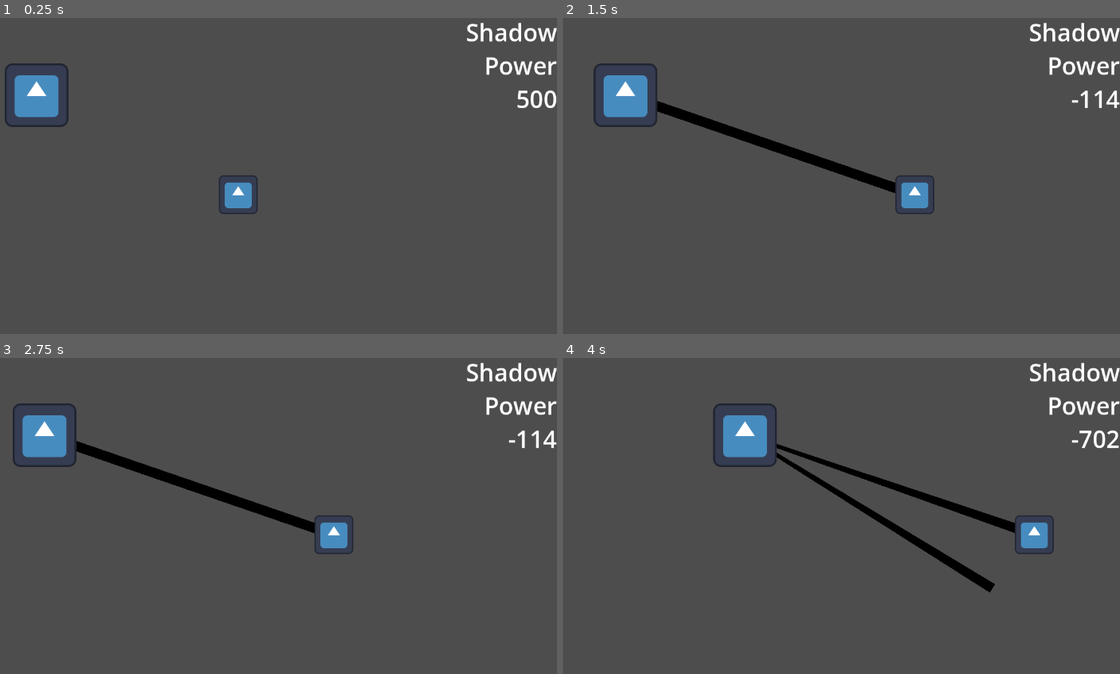
Above: before the commit, frames 1-4 (two rows, left to right).
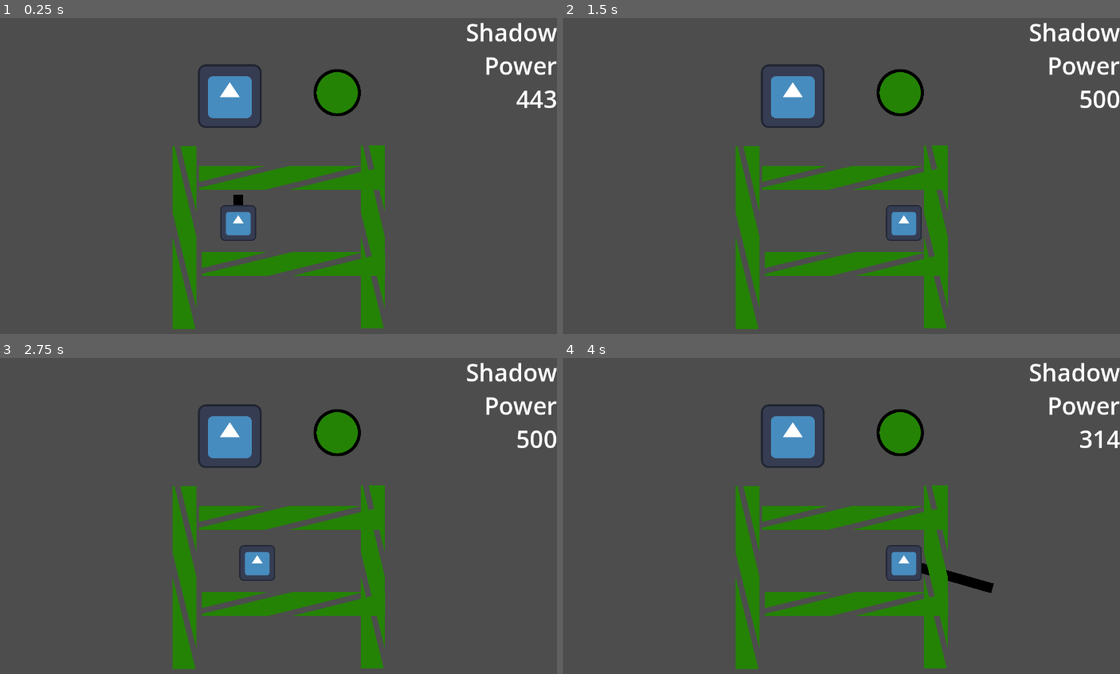
Above: after the commit, the same moments.

Repository: Goldenlion5648/LudumDare55
Game: Godot game, scene res://levels/level0.tscn
Same seed, same stepped clock (60 frames per second), same inputs: the game is played once before the commit and once after it. Before the commit the project starts from res://objects/main.tscn. The engine's default icon, where the game draws it, is replaced by a stand-in: a white triangle on a blue panel in a dark square.
Inputs (mouse positions are in pixels of both pictures, inside the frame that each line leads up to):
- Up to frame 1 (0.25 s): no input
- Up to frame 2 (1.5 s): tap Enter (ui_accept) at 0.5, 0.6, 0.77, 1.07 s; move the mouse to (1047, 78) at 0.52 s; hold Right (ui_right) from 0.53 s (still down); move the mouse to (601, 93) at 1.27 s; right-click (601, 93) at 1.35 s
- Up to frame 3 (2.75 s): tap Enter (ui_accept) at 1.52, 1.55, 1.82, 2.1 s; move the mouse to (300, 455) at 2.02 s; release Right (ui_right) at 2.03 s; hold Left (ui_left) from 2.03 s (still down)
- Up to frame 4 (4 s): move the mouse to (769, 607) at 2.77 s; release Left (ui_left) at 2.78 s; hold Right (ui_right) from 2.78 s (still down); right-click (769, 607) at 2.85 s; tap Enter (ui_accept) at 3.02, 3.05, 3.32, 3.6, 3.77 s; move the mouse to (991, 588) at 3.52 s

The runs differ from the first frame. In frame 1, 12% of the frame differs, in the area x 0-100%, y 14-99%; in frame 2, 13%; in frame 3, 13%; in frame 4, 14%, in the area x 26-100%, y 14-99%.

Commit message:
counting shadow power works and next level hack

Diff:
--- /dev/null
+++ b/levels/level0.tscn
@@ -0,0 +1,66 @@
+[gd_scene load_steps=8 format=3 uid="uid://b36n5100v6a65"]
+
+[ext_resource type="Script" path="res://objects/shadowPowerLabel.gd" id="1_j0wv8"]
+[ext_resource type="PackedScene" uid="uid://c47saxuqrc270" path="res://objects/win_button.tscn" id="2_kd3ld"]
+[ext_resource type="Script" path="res://objects/shadow_controller.gd" id="3_d1x70"]
+[ext_resource type="PackedScene" uid="uid://jgfu8alemrxr" path="res://objects/player.tscn" id="4_fiee0"]
+[ext_resource type="Script" path="res://objects/player.gd" id="5_siak4"]
+[ext_resource type="PackedScene" uid="uid://d4m15mq6e5jsn" path="res://objects/captureable_character.tscn" id="6_tfmjb"]
+[ext_resource type="PackedScene" uid="uid://ct20hjxw8kjjl" path="res://objects/wall_holder.tscn" id="7_p3mkn"]
+
+[node name="level0" type="Node2D"]
+
+[node name="Control" type="Control" parent="."]
+custom_minimum_size = Vector2(1280, 720)
+layout_direction = 2
+layout_mode = 3
+anchors_preset = 15
+anchor_right = 1.0
+anchor_bottom = 1.0
+offset_left = -640.0
+offset_top = -360.0
+offset_right = 640.0
+offset_bottom = 360.0
+grow_horizontal = 2
+grow_vertical = 2
+size_flags_horizontal = 3
+size_flags_vertical = 3
+mouse_filter = 2
+
+[node name="shadowPowerLabel" type="RichTextLabel" parent="Control" node_paths=PackedStringArray("shadow_controller")]
+layout_mode = 1
+anchors_preset = 1
+anchor_left = 1.0
+anchor_right = 1.0
+offset_left = -300.0
+offset_bottom = 250.0
+grow_horizontal = 0
+theme_override_constants/text_highlight_h_padding = 30
+theme_override_constants/text_highlight_v_padding = 0
+theme_override_font_sizes/normal_font_size = 48
+bbcode_enabled = true
+text = "[right]Shadow power[/right]"
+fit_content = true
+script = ExtResource("1_j0wv8")
+shadow_controller = NodePath("../../shadow_controller")
+
+[node name="win_button" parent="." node_paths=PackedStringArray("node_to_remove") instance=ExtResource("2_kd3ld")]
+position = Vector2(200, -205)
+node_to_remove = NodePath("../wall_holder")
+
+[node name="shadow_controller" type="Node2D" parent="." node_paths=PackedStringArray("player")]
+unique_name_in_owner = true
+script = ExtResource("3_d1x70")
+player = NodePath("../player")
+
+[node name="Camera2D" type="Camera2D" parent="."]
+
+[node name="player" parent="." instance=ExtResource("4_fiee0")]
+position = Vector2(0, 57)
+platform_wall_layers = 1
+script = ExtResource("5_siak4")
+
+[node name="captureableCharacter" parent="." instance=ExtResource("6_tfmjb")]
+position = Vector2(-17, -198)
+
+[node name="wall_holder" parent="." instance=ExtResource("7_p3mkn")]
--- /dev/null
+++ b/levels/level1.tscn
@@ -0,0 +1,66 @@
+[gd_scene load_steps=8 format=3 uid="uid://q0dbyyuwvl81"]
+
+[ext_resource type="Script" path="res://objects/shadowPowerLabel.gd" id="1_7fxcj"]
+[ext_resource type="PackedScene" uid="uid://c47saxuqrc270" path="res://objects/win_button.tscn" id="2_6bkph"]
+[ext_resource type="Script" path="res://objects/shadow_controller.gd" id="3_c44ad"]
+[ext_resource type="PackedScene" uid="uid://jgfu8alemrxr" path="res://objects/player.tscn" id="4_d5hun"]
+[ext_resource type="Script" path="res://objects/player.gd" id="5_l7s51"]
+[ext_resource type="PackedScene" uid="uid://d4m15mq6e5jsn" path="res://objects/captureable_character.tscn" id="6_hpoiu"]
+[ext_resource type="PackedScene" uid="uid://ct20hjxw8kjjl" path="res://objects/wall_holder.tscn" id="7_nbhuk"]
+
+[node name="level1" type="Node2D"]
+
+[node name="Control" type="Control" parent="."]
+custom_minimum_size = Vector2(1280, 720)
+layout_direction = 2
+layout_mode = 3
+anchors_preset = 15
+anchor_right = 1.0
+anchor_bottom = 1.0
+offset_left = -640.0
+offset_top = -360.0
+offset_right = 640.0
+offset_bottom = 360.0
+grow_horizontal = 2
+grow_vertical = 2
+size_flags_horizontal = 3
+size_flags_vertical = 3
+mouse_filter = 2
+
+[node name="shadowPowerLabel" type="RichTextLabel" parent="Control" node_paths=PackedStringArray("shadow_controller")]
+layout_mode = 1
+anchors_preset = 1
+anchor_left = 1.0
+anchor_right = 1.0
+offset_left = -300.0
+offset_bottom = 250.0
+grow_horizontal = 0
+theme_override_constants/text_highlight_h_padding = 30
+theme_override_constants/text_highlight_v_padding = 0
+theme_override_font_sizes/normal_font_size = 48
+bbcode_enabled = true
+text = "[right]Shadow power[/right]"
+fit_content = true
+script = ExtResource("1_7fxcj")
+shadow_controller = NodePath("../../shadow_controller")
+
+[node name="win_button" parent="." node_paths=PackedStringArray("node_to_remove") instance=ExtResource("2_6bkph")]
+position = Vector2(200, -205)
+node_to_remove = NodePath("../wall_holder")
+
+[node name="shadow_controller" type="Node2D" parent="." node_paths=PackedStringArray("player")]
+unique_name_in_owner = true
+script = ExtResource("3_c44ad")
+player = NodePath("../player")
+
+[node name="Camera2D" type="Camera2D" parent="."]
+
+[node name="player" parent="." instance=ExtResource("4_d5hun")]
+position = Vector2(0, 57)
+platform_wall_layers = 1
+script = ExtResource("5_l7s51")
+
+[node name="captureableCharacter" parent="." instance=ExtResource("6_hpoiu")]
+position = Vector2(-17, -198)
+
+[node name="wall_holder" parent="." instance=ExtResource("7_nbhuk")]
--- a/objects/capturable.tscn
+++ b/objects/capturable.tscn
@@ -2,13 +2,13 @@
 
 [ext_resource type="Script" path="res://objects/capturable.gd" id="1_jmfgo"]
 
-[sub_resource type="RectangleShape2D" id="RectangleShape2D_xehbj"]
-size = Vector2(170, 116)
+[sub_resource type="CircleShape2D" id="CircleShape2D_gwhiy"]
+radius = 127.318
 
 [node name="capturable" type="Area2D"]
 script = ExtResource("1_jmfgo")
 
 [node name="CollisionShape2D" type="CollisionShape2D" parent="."]
-shape = SubResource("RectangleShape2D_xehbj")
+shape = SubResource("CircleShape2D_gwhiy")
 
 [connection signal="mouse_entered" from="." to="." method="_on_mouse_entered"]
--- /dev/null
+++ b/objects/captureable_character.gd
@@ -0,0 +1,7 @@
+extends CharacterBody2D
+class_name CaptureableCharacter
+
+@export var shadow_worth = 100
+
+func _physics_process(delta: float) -> void:
+	move_and_slide()
--- /dev/null
+++ b/objects/captureable_character.tscn
@@ -0,0 +1,20 @@
+[gd_scene load_steps=5 format=3 uid="uid://d4m15mq6e5jsn"]
+
+[ext_resource type="Script" path="res://objects/captureable_character.gd" id="1_qfy3d"]
+[ext_resource type="Texture2D" uid="uid://dcuddep1q2ccp" path="res://icon.svg" id="1_rnot8"]
+[ext_resource type="PackedScene" uid="uid://14vhou66c4ng" path="res://objects/capturable.tscn" id="3_eagmu"]
+
+[sub_resource type="CircleShape2D" id="CircleShape2D_ggtta"]
+radius = 88.0
+
+[node name="captureableCharacter" type="CharacterBody2D"]
+script = ExtResource("1_qfy3d")
+
+[node name="Sprite2D" type="Sprite2D" parent="."]
+texture = ExtResource("1_rnot8")
+
+[node name="CollisionShape2D" type="CollisionShape2D" parent="."]
+shape = SubResource("CircleShape2D_ggtta")
+
+[node name="capturable" parent="." instance=ExtResource("3_eagmu")]
+scale = Vector2(0.625, 0.625)
--- a/objects/globals.gd
+++ b/objects/globals.gd
@@ -3,3 +3,32 @@
 signal captured_object_signal
 signal captured_position_signal
 signal captured_walkable_signal
+
+var current_level = 0
+
+func start_win_sequence():
+	#TODO: play sound
+	load_next_level()
+
+func count_levels():
+	return 2
+	#var dir = DirAccess.open("res://levels/")
+	#var file_name = dir.get_next()
+	#var ret = 0
+	#dir.list_dir_begin()
+	#while file_name != "":
+		#if dir.current_is_dir():
+			#print("Found directory: " + file_name)
+		#else:
+			#ret += 1
+			#print("Found file: " + file_name)
+		#file_name = dir.get_next()
+	#return ret
+
+func load_next_level():
+	current_level += 1
+	current_level %= count_levels()
+	get_tree().change_scene_to_file.call_deferred("res://levels/level%d.tscn" % [current_level])
+
+func reload_current_level():
+	get_tree().change_scene_to_file.call_deferred("res://levels/level%d.tscn" % [current_level])
--- a/objects/main.tscn
+++ /dev/null
@@ -1,59 +0,0 @@
-[gd_scene load_steps=5 format=3 uid="uid://b36n5100v6a65"]
-
-[ext_resource type="Script" path="res://objects/shadow_controller.gd" id="1_fi87p"]
-[ext_resource type="Texture2D" uid="uid://dcuddep1q2ccp" path="res://icon.svg" id="2_h01qq"]
-[ext_resource type="PackedScene" uid="uid://14vhou66c4ng" path="res://objects/capturable.tscn" id="3_06plo"]
-[ext_resource type="Script" path="res://objects/shadowPowerLabel.gd" id="4_ibnnb"]
-
-[node name="main" type="Node2D"]
-
-[node name="Control" type="Control" parent="."]
-custom_minimum_size = Vector2(1280, 720)
-layout_direction = 2
-layout_mode = 3
-anchors_preset = 15
-anchor_right = 1.0
-anchor_bottom = 1.0
-offset_left = -640.0
-offset_top = -360.0
-offset_right = 640.0
-offset_bottom = 360.0
-grow_horizontal = 2
-grow_vertical = 2
-size_flags_horizontal = 3
-size_flags_vertical = 3
-mouse_filter = 2
-
-[node name="shadowPowerLabel" type="RichTextLabel" parent="Control" node_paths=PackedStringArray("shadow_controller")]
-layout_mode = 1
-anchors_preset = 1
-anchor_left = 1.0
-anchor_right = 1.0
-offset_left = -300.0
-offset_bottom = 250.0
-grow_horizontal = 0
-theme_override_constants/text_highlight_h_padding = 30
-theme_override_constants/text_highlight_v_padding = 0
-theme_override_font_sizes/normal_font_size = 48
-bbcode_enabled = true
-text = "[right]Shadow power[/right]"
-fit_content = true
-script = ExtResource("4_ibnnb")
-shadow_controller = NodePath("../../shadow_controller")
-
-[node name="shadow_controller" type="Node2D" parent="."]
-unique_name_in_owner = true
-script = ExtResource("1_fi87p")
-
-[node name="Camera2D" type="Camera2D" parent="."]
-
-[node name="playerSprite" type="Sprite2D" parent="."]
-unique_name_in_owner = true
-scale = Vector2(0.609375, 0.609375)
-texture = ExtResource("2_h01qq")
-
-[node name="test_captureable" type="Sprite2D" parent="."]
-position = Vector2(-405, -200)
-texture = ExtResource("2_h01qq")
-
-[node name="capturable" parent="test_captureable" instance=ExtResource("3_06plo")]
--- /dev/null
+++ b/objects/player.gd
@@ -0,0 +1,6 @@
+extends CharacterBody2D
+
+
+
+func _physics_process(delta: float) -> void:
+	move_and_slide()
--- /dev/null
+++ b/objects/player.tscn
@@ -0,0 +1,16 @@
+[gd_scene load_steps=3 format=3 uid="uid://jgfu8alemrxr"]
+
+[ext_resource type="Texture2D" uid="uid://dcuddep1q2ccp" path="res://icon.svg" id="1_ap3mc"]
+
+[sub_resource type="RectangleShape2D" id="RectangleShape2D_3u484"]
+size = Vector2(135.714, 132.143)
+
+[node name="player" type="CharacterBody2D"]
+scale = Vector2(0.56, 0.56)
+motion_mode = 1
+
+[node name="Sprite2D" type="Sprite2D" parent="."]
+texture = ExtResource("1_ap3mc")
+
+[node name="CollisionShape2D" type="CollisionShape2D" parent="."]
+shape = SubResource("RectangleShape2D_3u484")
--- a/objects/shadow_controller.gd
+++ b/objects/shadow_controller.gd
@@ -5,16 +5,18 @@
 var objects_to_walk = []
 var walk_speed = 4
 
+@export var player : CharacterBody2D
 @export var starting_shadow_power = 500
-var current_shadow_power
+
+var current_shadow_power = 0
 
 var should_draw_shadow = true
-var _debug = true
+var _debug = false
 #var points_to_go_through = []
 
 # Called when the node enters the scene tree for the first time.
 func _ready() -> void:
-	objects_to_walk.append(%playerSprite)
+	objects_to_walk.append(player)
 	current_shadow_power = starting_shadow_power
 	Globals.captured_position_signal.connect(add_captured_point)
 	Globals.captured_object_signal.connect(add_captured_point)
@@ -25,15 +27,25 @@
 
 func add_captured_walkable(new_object):
 	objects_to_walk.append(new_object)
+	print_debug(objects_to_walk)
 #
 #func add_captured_object(new_object):
 	#points_to_go_through.append(new_point)
 
 # Called every frame. 'delta' is the elapsed time since the previous frame.
 func _process(delta: float) -> void:
+	if Input.is_action_just_pressed("restart"):
+		Globals.reload_current_level()
+
 	if Input.is_action_just_pressed("stop_shadow_placing"):
 		should_draw_shadow = not should_draw_shadow
+	calculate_shadow_power()
+
+func calculate_shadow_power():
 	current_shadow_power = get_total_shadow_length()
+	for object in objects_to_walk:
+		if (object is CaptureableCharacter):
+			current_shadow_power += (object as CaptureableCharacter).shadow_worth
 
 func _physics_process(delta: float) -> void:
 	var change = Vector2(0,0)
@@ -44,15 +56,28 @@
 	change *= walk_speed
 	if change:
 		queue_redraw()
+	var is_first = true
 	for object in objects_to_walk:
 		(object as Node2D).global_position += change
+		if player.is_on_wall():
+			break
 
 func _input(event: InputEvent) -> void:
 	if event is InputEventMouse:
 		queue_redraw()
 
 func get_shadow_positions():
-	return objects_to_walk.map(func(x):return x.global_position) + ([get_global_mouse_position()] if should_draw_shadow else [])
+	var ret = objects_to_walk.map(func(x):return x.global_position)
+	if not should_draw_shadow:
+		return ret
+	var mouse_to_last_point : Vector2 = get_global_mouse_position() - (ret[-1])
+	#FIX: CHANGE THIS CONSTANT and come back to this
+	var limited = mouse_to_last_point.limit_length(200)
+	#ret.append(get_global_mouse_position() + limited)
+	ret.append(get_global_mouse_position())
+
+
+	return ret
 
 func get_total_shadow_length() -> int:
 	var ret = starting_shadow_power
--- /dev/null
+++ b/objects/testing_scene.tscn
@@ -0,0 +1,28 @@
+[gd_scene load_steps=5 format=3 uid="uid://8ycs38j85goi"]
+
+[ext_resource type="Script" path="res://temp_character_script.gd" id="1_rwt8s"]
+[ext_resource type="Texture2D" uid="uid://dcuddep1q2ccp" path="res://icon.svg" id="2_rqq3t"]
+
+[sub_resource type="CircleShape2D" id="CircleShape2D_eks74"]
+radius = 70.0071
+
+[sub_resource type="RectangleShape2D" id="RectangleShape2D_u8wnh"]
+size = Vector2(114, 561)
+
+[node name="testing_scene" type="Node2D"]
+
+[node name="CharacterBody2D" type="CharacterBody2D" parent="."]
+position = Vector2(208, 186)
+script = ExtResource("1_rwt8s")
+
+[node name="Sprite2D" type="Sprite2D" parent="CharacterBody2D"]
+texture = ExtResource("2_rqq3t")
+
+[node name="CollisionShape2D" type="CollisionShape2D" parent="CharacterBody2D"]
+shape = SubResource("CircleShape2D_eks74")
+
+[node name="StaticBody2D" type="StaticBody2D" parent="."]
+
+[node name="CollisionShape2D" type="CollisionShape2D" parent="StaticBody2D"]
+position = Vector2(47, 270.5)
+shape = SubResource("RectangleShape2D_u8wnh")
--- /dev/null
+++ b/objects/wall.tscn
@@ -0,0 +1,14 @@
+[gd_scene load_steps=3 format=3 uid="uid://dl0ne3snf6v0y"]
+
+[ext_resource type="Texture2D" uid="uid://saagawv1c1uu" path="res://textures/wall.png" id="1_lv680"]
+
+[sub_resource type="RectangleShape2D" id="RectangleShape2D_sdo2v"]
+size = Vector2(214, 216)
+
+[node name="StaticBody2D" type="StaticBody2D"]
+
+[node name="Sprite2D" type="Sprite2D" parent="."]
+texture = ExtResource("1_lv680")
+
+[node name="CollisionShape2D" type="CollisionShape2D" parent="."]
+shape = SubResource("RectangleShape2D_sdo2v")
--- /dev/null
+++ b/objects/wall_holder.tscn
@@ -0,0 +1,23 @@
+[gd_scene load_steps=2 format=3 uid="uid://ct20hjxw8kjjl"]
+
+[ext_resource type="PackedScene" uid="uid://dl0ne3snf6v0y" path="res://objects/wall.tscn" id="1_ttikn"]
+
+[node name="wall_holder" type="Node2D"]
+
+[node name="wall" parent="." instance=ExtResource("1_ttikn")]
+position = Vector2(105, -34)
+scale = Vector2(1.84, 0.239999)
+
+[node name="wall2" parent="." instance=ExtResource("1_ttikn")]
+position = Vector2(111, 139)
+scale = Vector2(1.84, 0.239999)
+
+[node name="wall3" parent="." instance=ExtResource("1_ttikn")]
+position = Vector2(270, 85)
+rotation = 1.57079
+scale = Vector2(1.84, 0.239999)
+
+[node name="wall4" parent="." instance=ExtResource("1_ttikn")]
+position = Vector2(-108, 86)
+rotation = 1.57079
+scale = Vector2(1.84, 0.239999)
--- /dev/null
+++ b/objects/win_button.gd
@@ -0,0 +1,9 @@
+extends Area2D
+
+@export var node_to_remove: Node2D
+
+func _on_body_entered(body: Node2D) -> void:
+	print("was entered")
+	node_to_remove.queue_free()
+	await get_tree().create_timer(1.2).timeout
+	Globals.start_win_sequence()
--- /dev/null
+++ b/objects/win_button.tscn
@@ -0,0 +1,19 @@
+[gd_scene load_steps=4 format=3 uid="uid://c47saxuqrc270"]
+
+[ext_resource type="Texture2D" uid="uid://b4w7vtahrfkd2" path="res://textures/button.png" id="1_7cimy"]
+[ext_resource type="Script" path="res://objects/win_button.gd" id="1_wku1w"]
+
+[sub_resource type="CircleShape2D" id="CircleShape2D_d2sl2"]
+radius = 43.038
+
+[node name="win_button" type="Area2D"]
+scale = Vector2(0.63, 0.63)
+script = ExtResource("1_wku1w")
+
+[node name="Sprite2D" type="Sprite2D" parent="."]
+texture = ExtResource("1_7cimy")
+
+[node name="CollisionShape2D" type="CollisionShape2D" parent="."]
+shape = SubResource("CircleShape2D_d2sl2")
+
+[connection signal="body_entered" from="." to="." method="_on_body_entered"]
--- a/project.godot
+++ b/project.godot
@@ -11,7 +11,7 @@
 [application]
 
 config/name="LudumDare55"
-run/main_scene="res://objects/main.tscn"
+run/main_scene="res://levels/level0.tscn"
 config/features=PackedStringArray("4.2", "GL Compatibility")
 config/icon="res://icon.svg"
 
@@ -59,6 +59,11 @@
 "events": [Object(InputEventMouseButton,"resource_local_to_scene":false,"resource_name":"","device":-1,"window_id":0,"a …(253 unchanged characters)…
 ]
 }
+restart={
+"deadzone": 0.5,
+"events": [Object(InputEventKey,"resource_local_to_scene":false,"resource_name":"","device":-1,"window_id":0,"alt_pressed":false,"shift_pressed":false,"ctrl_pressed":false,"meta_pressed":false,"pressed":false,"keycode":0,"physical_keycode":82,"key_label":0,"unicode":114,"echo":false,"script":null)
+]
+}
 
 [rendering]
 
--- /dev/null
+++ b/temp_character_script.gd
@@ -0,0 +1,28 @@
+extends CharacterBody2D
+
+
+const SPEED = 300.0
+const JUMP_VELOCITY = -400.0
+
+# Get the gravity from the project settings to be synced with RigidBody nodes.
+var gravity: int = ProjectSettings.get_setting("physics/2d/default_gravity")
+
+
+func _physics_process(delta: float) -> void:
+	# Add the gravity.
+	#if not is_on_floor():
+		#velocity.y += gravity * delta
+
+	# Handle jump.
+	if Input.is_action_just_pressed("ui_accept") and is_on_floor():
+		velocity.y = JUMP_VELOCITY
+
+	# Get the input direction and handle the movement/deceleration.
+	# As good practice, you should replace UI actions with custom gameplay actions.
+	var direction := Input.get_axis("ui_left", "ui_right")
+	if direction:
+		velocity.x = direction * SPEED
+	else:
+		velocity.x = move_toward(velocity.x, 0, SPEED)
+
+	move_and_slide()
Binary file added: textures/button.png
Not shown, added: textures/button.png.import
Binary file added: textures/wall.png
Not shown, added: textures/wall.png.import
